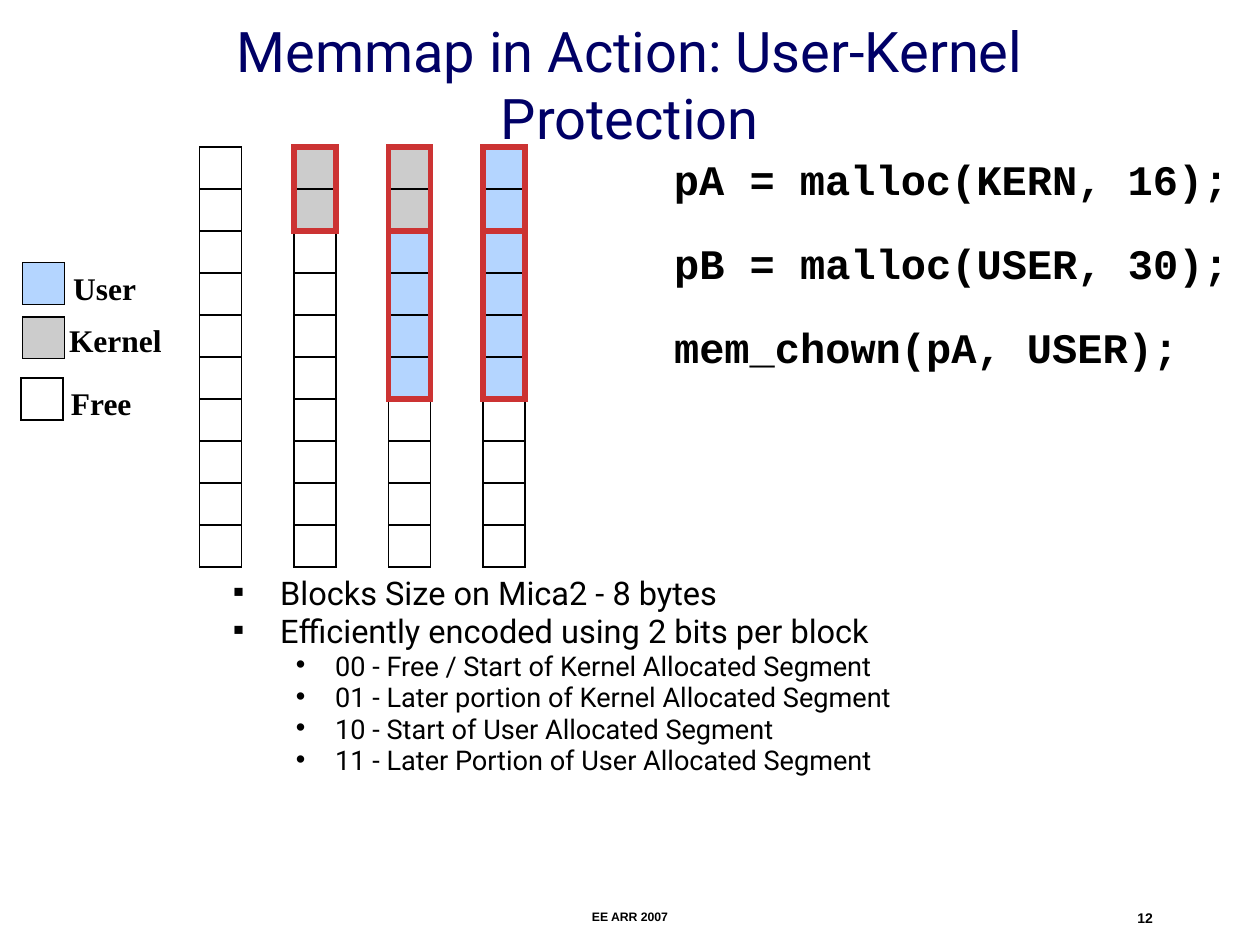
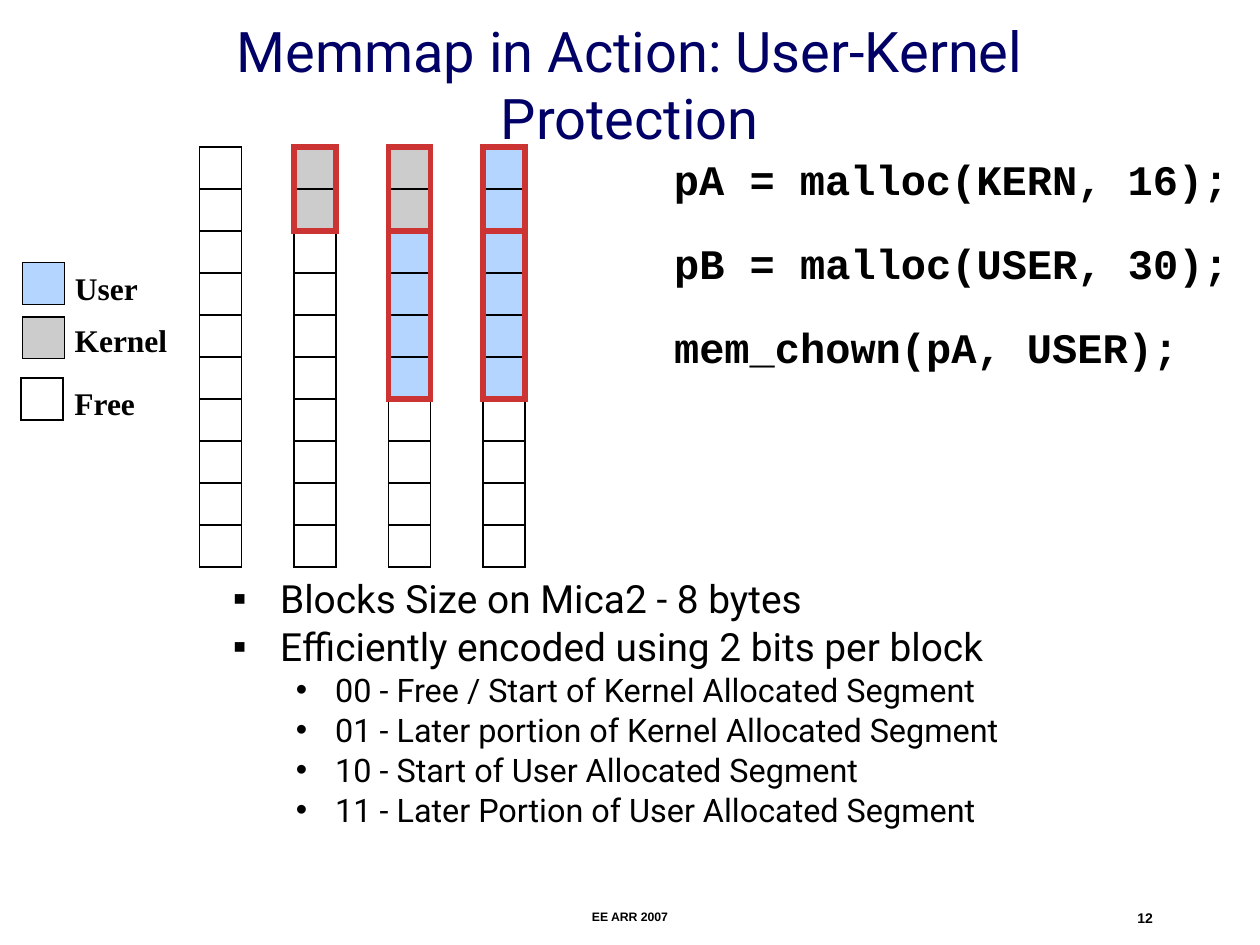
Before and after one commit to nesl/umpu, a slide deck: slide 12 of docs/ee-arr-2007/ee-arr.ppt. Drawn at 1260x945 pixels with LibreOffice and Linux fonts; fonts in the diff are those of the drawing. Boxes give left, top, right and bottom in pixels: in the first picture for what was removed or moved away, otherwise in the second. Text is boxed around its words. In the diff, an @@ line names an element or a change of style, - is before the commit and + after.

```diff
--- a/docs/ee-arr-2007/ee-arr.ppt
+++ b/docs/ee-arr-2007/ee-arr.ppt
@@ text "Kernel": place and size @@
-text "Kernel" at (69,330,162,353)
+text "Kernel" at (75,330,168,353)
@@ text "Blocks Size on Mica2 - ..." at (280,584,999,829): size 18.6 to 22.2 pt in "Blocks Size on Mica2 - 8 bytes", "Efficiently encoded using 2 bits per block"; size 15.5 to 18.5 pt in "00 - Free / Start of Kernel ...", "01 - Later portion of Kernel Allocated ...", "10 - Start of User Allocated Segment", "11 - Later Portion of User Allocated ..."; line spacing 0.7 to 0.8 @@
```
Also in this commit, not shown: 20 other slides changed, 2 other files.
